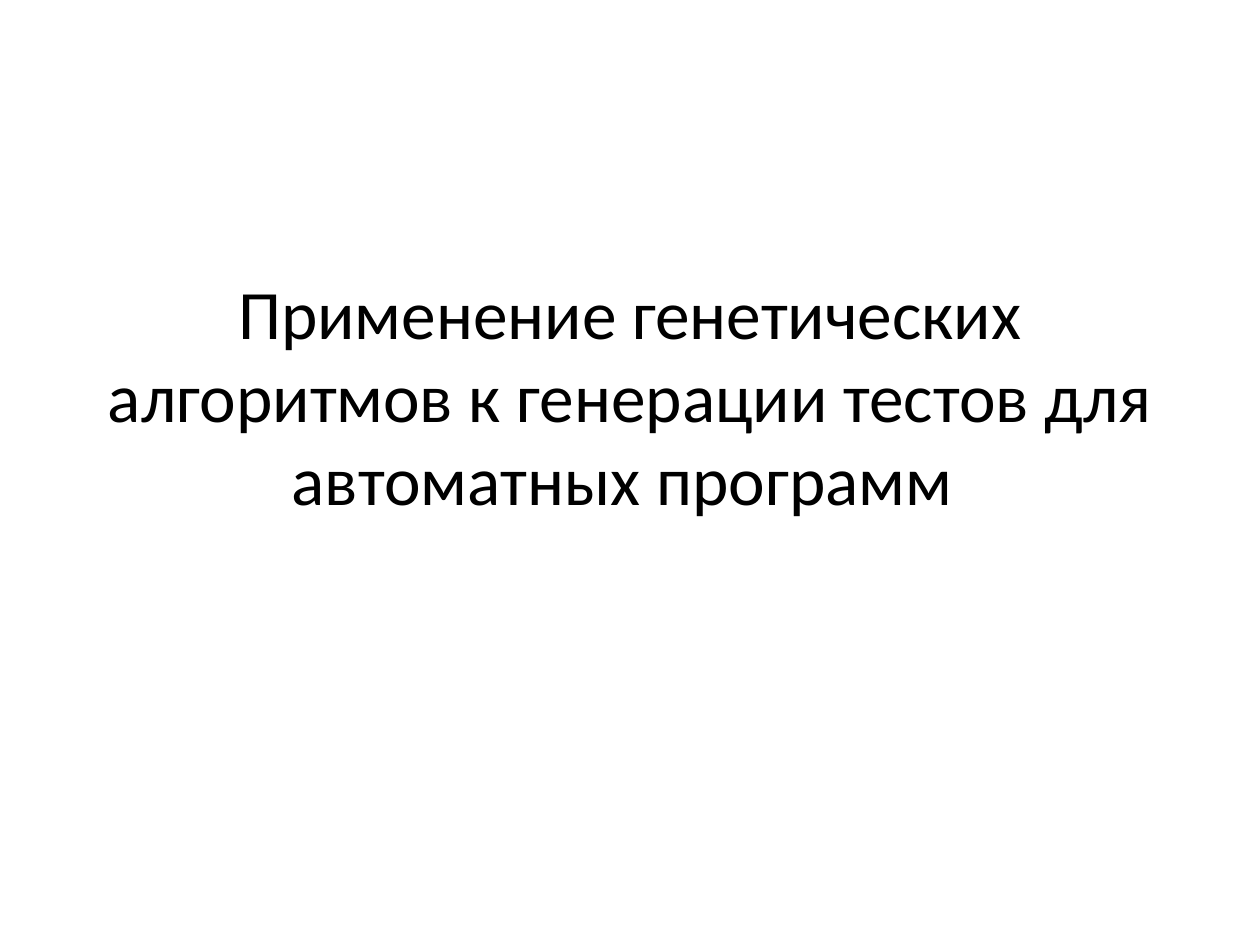
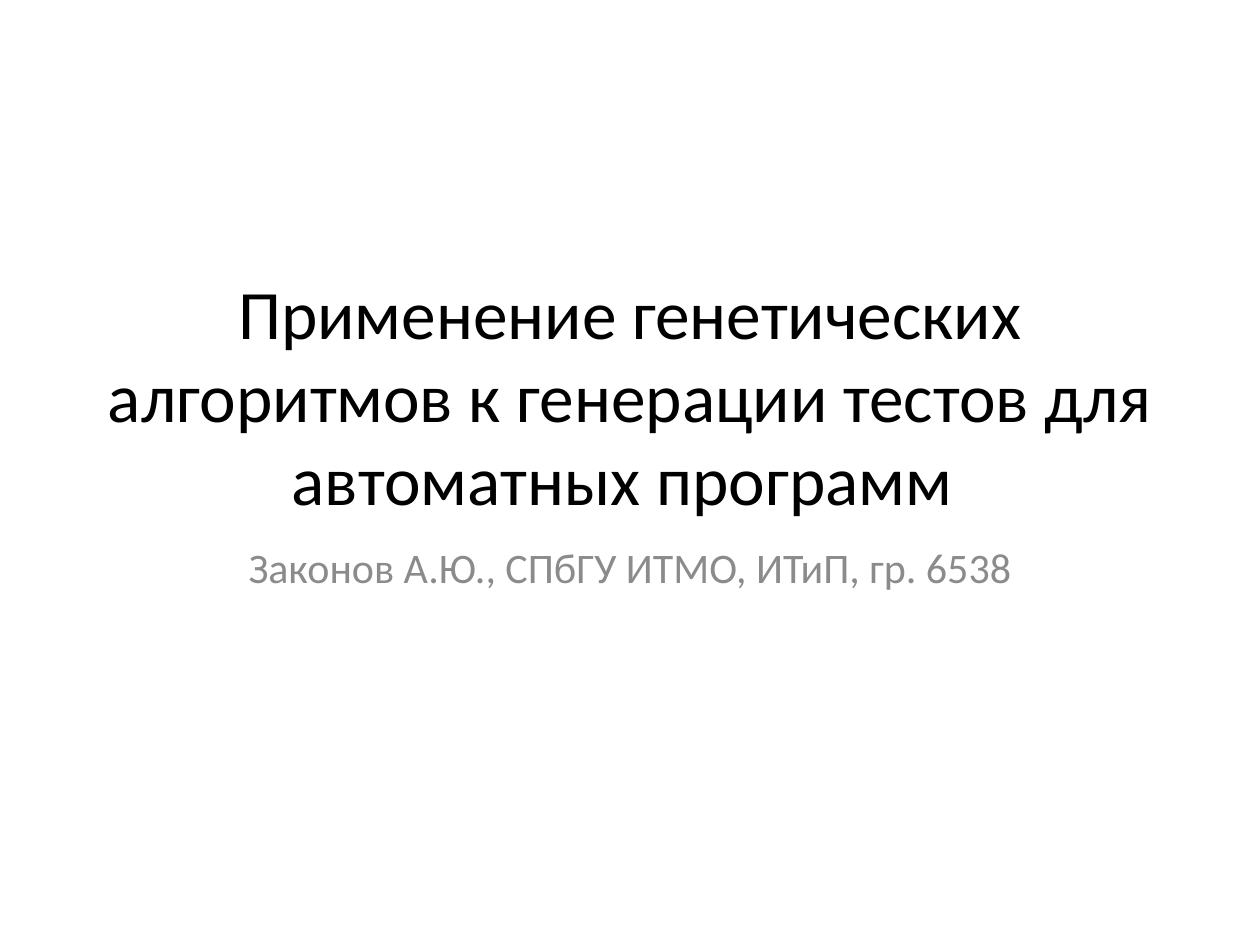
Before and after one commit to nohoper/masters, a slide deck: slide 1 of kmu.pptx. Drawn at 1260x945 pixels with LibreOffice and Linux fonts; fonts in the diff are those of the drawing. Boxes give left, top, right and bottom in pixels: in the first picture for what was removed or moved away, otherwise in the second. Text is boxed around its words. In the diff, an @@ line names an element or a change of style, - is before the commit and + after.

```diff
--- a/kmu.pptx
+++ b/kmu.pptx
@@ subtitle added at [249, 554, 1011, 590], 24 pt, text #8C8C8C @@
+Законов А.Ю., СПбГУ ИТМО, ИТиП, гр. 6538
```
Also in this commit, not shown: 15 other slides changed, 4 slides added, 1 slide removed.
